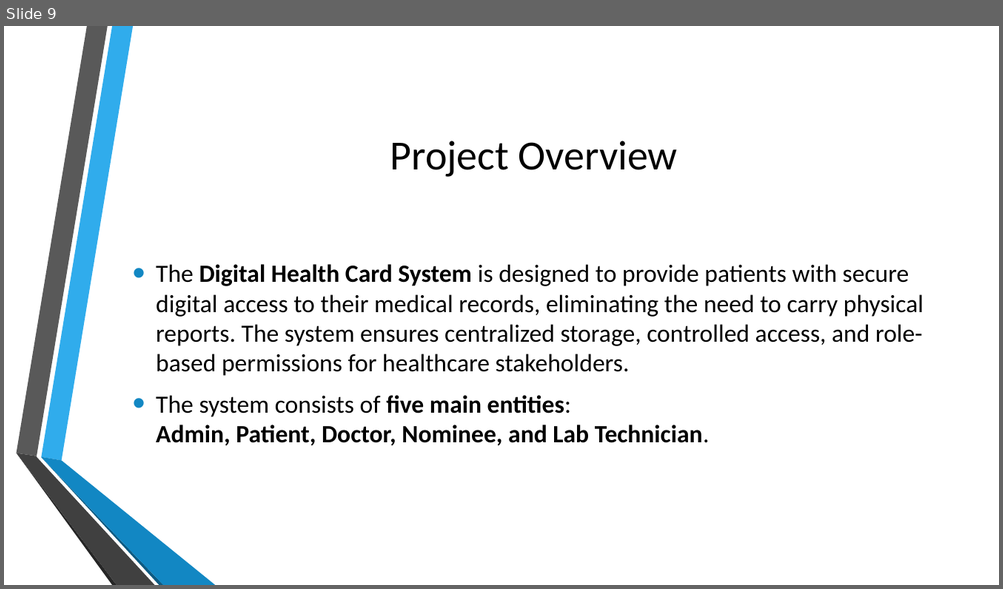
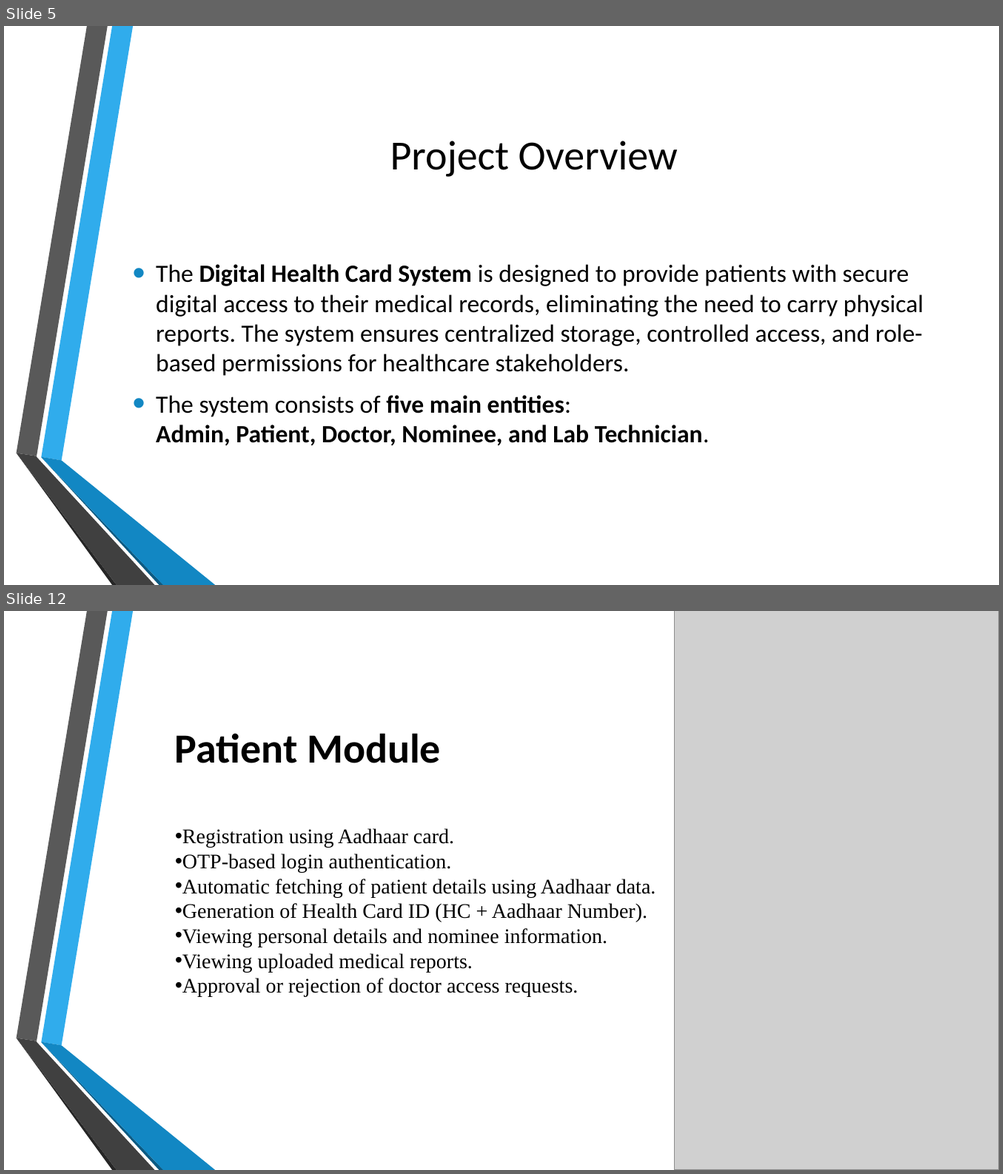
Before and after one commit to kedar3016/DIGITAL_HEALTH_CARD, a slide deck: Digital Health Card.pptx. Shown one above the other, each under a label of ours: slide 9 before the commit, slides 5 and 12 after it; the slides between them are not shown. The pictures are 1003x589 and 1003x1174 pixels, drawn with LibreOffice and Linux fonts; fonts in the diff are those of the drawing; grey boxes stand for pictures; background and template pictures are left out. Boxes give left, top, right and bottom in pixels: in the first picture for what was removed or moved away, otherwise in the second. Text is boxed around its words. In the diff, an @@ line names an element or a change of style, - is before the commit and + after.

Commit message:
Digital Health Card PPt

```diff
--- a/Digital Health Card.pptx
+++ b/Digital Health Card.pptx
@@ slide 12 added at [4, 611, 999, 1170], background picture (left out); not listed: 6 template elements that a slide beside it also shows @@
@@ picture added at [674, 611, 999, 1170] @@
@@ text added at [175, 733, 441, 763], 40 pt, text #000000, bold @@
+Patient Module
@@ text added at [182, 829, 656, 997], 20 pt, text #000000 @@
+• Registration using Aadhaar card.
+• OTP-based login authentication.
+• Automatic fetching of patient details using Aadhaar data.
+• Generation of Health Card ID (HC + Aadhaar Number).
+• Viewing personal details and nominee information.
+• Viewing uploaded medical reports.
+• Approval or rejection of doctor access requests.
@@ what was slide 9 is now slide 5 @@
```
Also in this commit, not shown: 9 slides changed, 7 other slides added, 1 slide removed.
